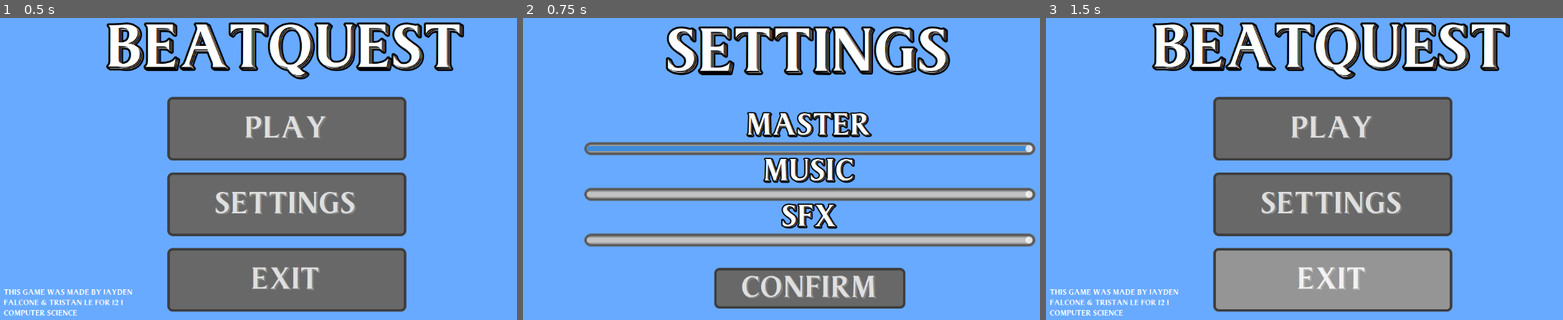
Above: before the commit, frames 1-3 (left to right).
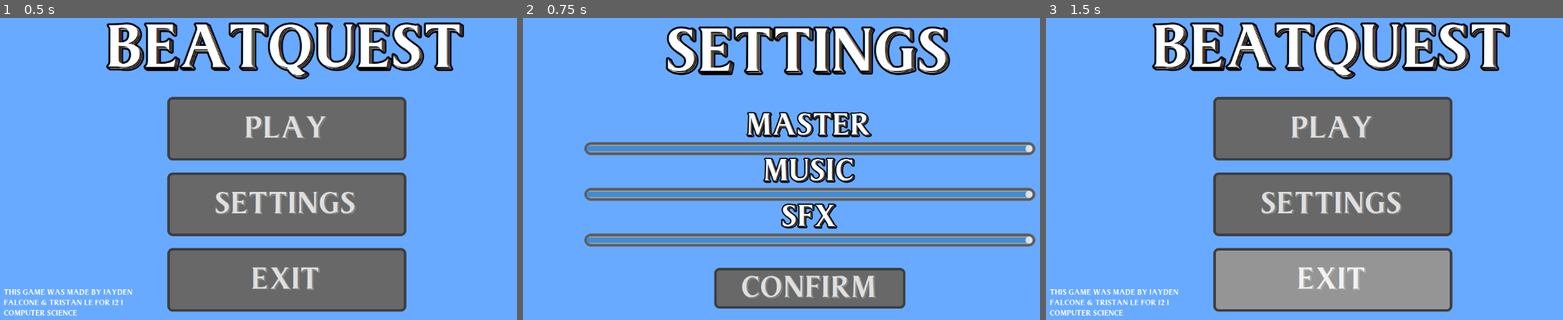
Above: after the commit, the same moments.

Repository: TristanLe07/BeatQuest
Game: Godot game, scene res://Scenes/Menus/MainMenu.tscn
Same seed, same stepped clock (60 frames per second), same inputs: the game is played once before the commit and once after it.
Inputs:
- Up to frame 1 (0.5 s): no input
- Up to frame 2 (0.75 s): click "SETTINGS" at 0.5 s
- Up to frame 3 (1.5 s): click "Confirm" at 1.25 s

Frame 1 is identical in both runs. In frame 2, 2.8% of the frame differs, in the area x 12-98%, y 57-75%; in frame 3, nothing differs.

Commit message:
updated menus

Diff:
--- a/New Game Project/Scenes/Menus/Settings.tscn
+++ b/New Game Project/Scenes/Menus/Settings.tscn
@@ -7,6 +7,7 @@
 [ext_resource type="StyleBox" uid="uid://cda561rjnpwog" path="res://Styles/Slider/Slider.tres" id="4_lc47o"]
 [ext_resource type="LabelSettings" uid="uid://dboq1htnvl22b" path="res://Styles/LabelSettings.tres" id="4_w1r47"]
 [ext_resource type="StyleBox" path="res://Styles/ButtonNormal.tres" id="5"]
+[ext_resource type="StyleBox" uid="uid://bqeg8pgk5ypql" path="res://Styles/Slider/Grabber Area.tres" id="5_01yro"]
 [ext_resource type="Script" uid="uid://dmh2kaexrmvol" path="res://Scripts/Menus/AudioSettings.gd" id="6"]
 
 [sub_resource type="LabelSettings" id="LabelSettings_lc47o"]
@@ -14,12 +15,6 @@
 font_size = 64
 outline_size = 10
 outline_color = Color(0, 0, 0, 1)
-
-[sub_resource type="StyleBoxFlat" id="StyleBoxFlat_01yro"]
-bg_color = Color(0.243379, 0.551559, 0.856262, 1)
-
-[sub_resource type="StyleBoxFlat" id="StyleBoxFlat_kuoau"]
-bg_color = Color(0.243137, 0.552941, 0.854902, 1)
 
 [sub_resource type="FontFile" id="3"]
 fallbacks = Array[Font]([ExtResource("2")])
@@ -75,8 +70,7 @@
 [node name="Master" type="HSlider" parent="AudioSettings/VBoxContainer"]
 layout_mode = 2
 theme_override_styles/slider = ExtResource("4_lc47o")
-theme_override_styles/grabber_area = SubResource("StyleBoxFlat_01yro")
-theme_override_styles/grabber_area_highlight = SubResource("StyleBoxFlat_kuoau")
+theme_override_styles/grabber_area = ExtResource("5_01yro")
 max_value = 1.0
 step = 0.05
 value = 0.5
@@ -93,6 +87,7 @@
 [node name="Music" type="HSlider" parent="AudioSettings/VBoxContainer"]
 layout_mode = 2
 theme_override_styles/slider = ExtResource("4_lc47o")
+theme_override_styles/grabber_area = ExtResource("5_01yro")
 max_value = 1.0
 step = 0.05
 
@@ -108,6 +103,7 @@
 [node name="SFX" type="HSlider" parent="AudioSettings/VBoxContainer"]
 layout_mode = 2
 theme_override_styles/slider = ExtResource("4_lc47o")
+theme_override_styles/grabber_area = ExtResource("5_01yro")
 max_value = 1.0
 step = 0.05
 
--- /dev/null
+++ b/New Game Project/Styles/Slider/Grabber Area.tres
@@ -0,0 +1,4 @@
+[gd_resource type="StyleBoxFlat" format=3 uid="uid://bqeg8pgk5ypql"]
+
+[resource]
+bg_color = Color(0.243379, 0.551559, 0.856262, 1)
Not shown: 1 places in New Game Project/Scenes/Menus/Settings.tscn that only renumber resources
